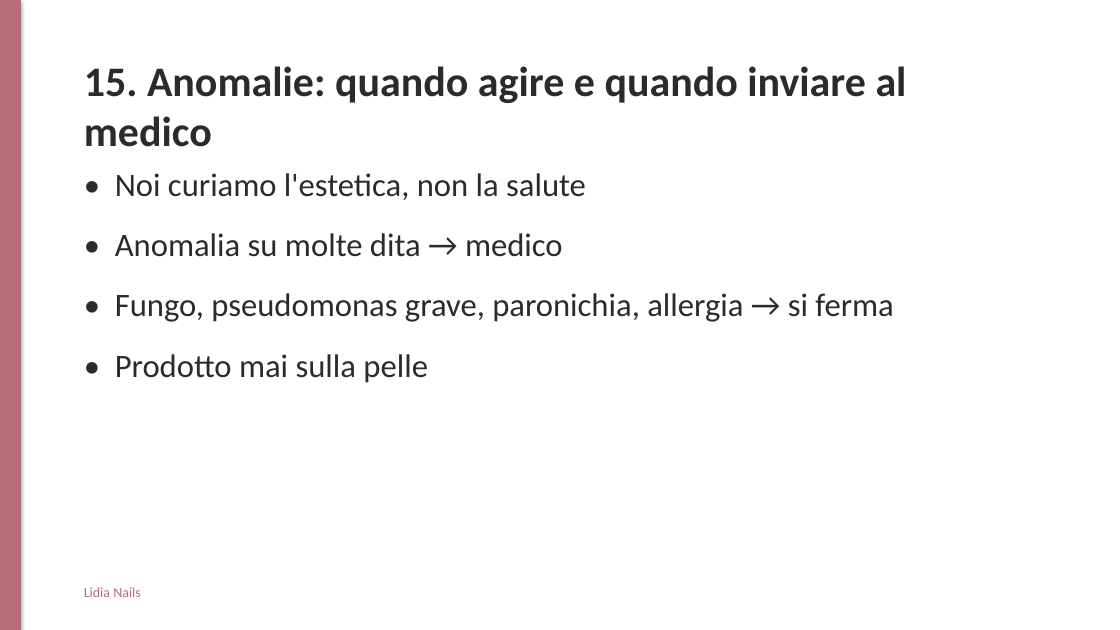
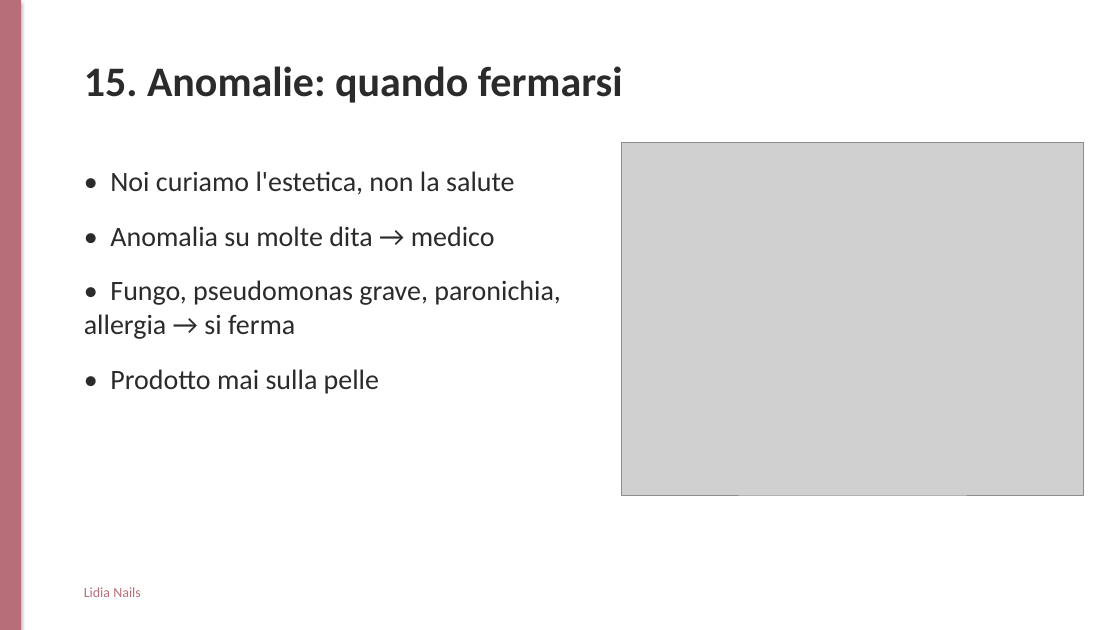
Before and after one commit to williamroma85-design/woxel-ig-assets, a slide deck: slide 16 of lidia-nails-corso/output/slide-lezione.pptx. Drawn at 1120x630 pixels with LibreOffice and Linux fonts; fonts in the diff are those of the drawing; grey boxes stand for pictures. Boxes give left, top, right and bottom in pixels: in the first picture for what was removed or moved away, otherwise in the second. Text is boxed around its words. In the diff, an @@ line names an element or a change of style, - is before the commit and + after.

```diff
--- a/lidia-nails-corso/output/slide-lezione.pptx
+++ b/lidia-nails-corso/output/slide-lezione.pptx
@@ text at <box>84,66,623,103</box>: text changed @@
-15. Anomalie: quando agire e quando inviare al medico
+15. Anomalie: quando fermarsi
@@ picture added at <box>622,143,1084,495</box> @@
@@ text "• Noi curiamo l'estetica, non ..." at <box>84,171,561,394</box>: size 28 to 24 pt @@
```
Also in this commit, not shown: 8 other slides changed, 14 other files.
